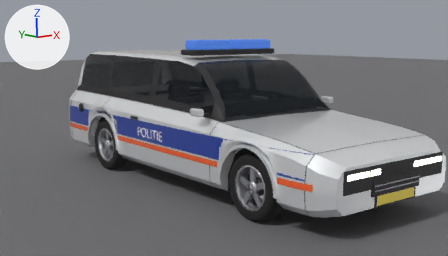
The Blender file assets/blender/police.blend, before and after one commit.
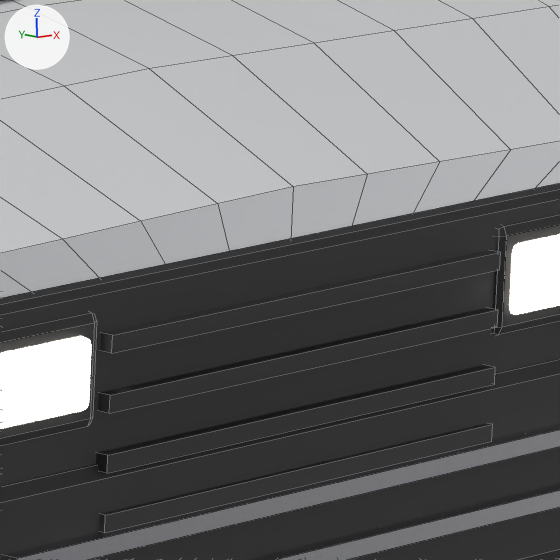
The first picture shows the older version from the file's camera 'Camera'. The close-ups show the older and then the newer version on the part from 84% to 93% of the width and 56% to 73% of the height of that picture. Only the edits that show in the close-ups are written down. Every picture has the same lights, and +X, +Y and +Z are marked at upper left. The close-ups show mesh edges as thin lines.

In view in the first close-up: 'grille', 'grille_slat0', 'grille_slat1', 'grille_slat2', 'grille_slat3', 'headlamp_R', 'intake', 'intake_slat0', 'intake_slat1', 'lamp_bezel_L', 'lamp_bezel_R', 'nose' and 1 more.
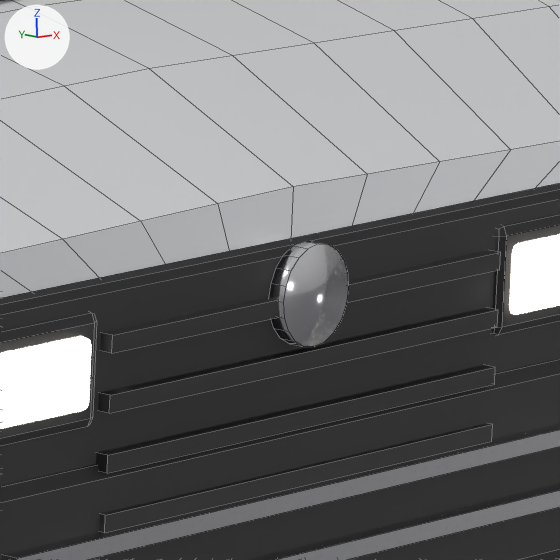
Pixel boxes [x1, y1, x2, y2] of what changed, in the close-ups (560 x 560 px):
'badge_front', added: after [269, 241, 348, 347]

What changed in the scene script:
```text
Add me_badge_front:
    me_badge_front.from_pydata(...)  # a 20-sided cylinder along y spanning x -0.035..0.035, y -0.006..0.006, z -0.035..0.035
    me_badge_front.polygons.foreach_set('use_smooth', [True] * 22)
    me_badge_front.materials.append(mat_chrome)  # white #e7e7ea
Add ob_badge_front:
    ob_badge_front = bpy.data.objects.new('badge_front', me_badge_front)
    ob_badge_front.parent = ob_police
    ob_badge_front.location = (0.0, -2.416, 0.57)
```
